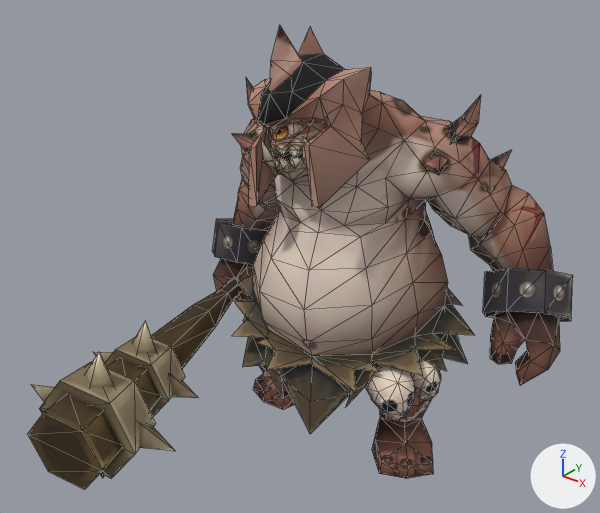
The OBJ model Resource/Boss02/Animation/Idle/Idle (57).obj as it was, and as the next commit left it.
Before and after are seen from a 50 mm lens placed at (257.0, -367.0, 335.0), pointed at (-3.0, -43.0, 134.0). The axes (+X, +Y, +Z) are drawn at lower right. The lights are the same throughout. Mesh edges are drawn as thin lines. Where no turn or scale is listed for an object, it has been applied to the vertices. Vertices at the same position are counted once.

The first picture shows 'Cyclops01_W', 'Cyclops03'.
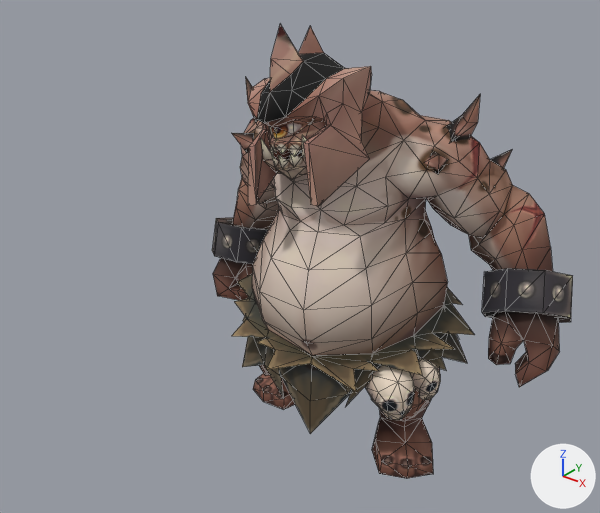
Edits to the scene script, one JSON object a line:
```json
{"block": "me_cyclops03", "where": "# used by ob_cyclops03; location = (0.0, 0.0, 0.0)"}
{"op": "remove", "block": "me_cyclops03", "code": "me_cyclops03.from_pydata(...)  # 738 vertices, 1324 faces; spans x -130.0..123.0, y -64.0..86.0, z 0.0..257.0"}
{"op": "add", "block": "me_cyclops03", "code": "me_cyclops03.from_pydata(...)  # 738 vertices, 1324 faces; spans x -130.0..123.0, y -64.0..85.0, z 0.0..258.0"}
{"block": "me_cyclops03", "change": "me_cyclops03 part 1: the loose piece of 16 vertices spanning x 66.0..123.0, y 20.0..77.0, z 79.0..128.0 is moved by (0.0, -2.0, 1.0)"}
{"block": "me_cyclops03", "change": "me_cyclops03 part 2: the loose piece of 29 vertices spanning x 82.0..122.0, y 8.0..64.0, z 58.0..107.0 is rebuilt with 29 vertices and now spans x 82.0..122.0, y 7.0..62.0, z 58.0..108.0"}
{"block": "me_cyclops03", "change": "me_cyclops03 part 3"}
{"block": "me_cyclops03", "change": "20 vertices are removed from x -92.0..65.0, y -36.0..64.0, z 74.0..189.0"}
{"block": "me_cyclops03", "change": "68 faces are deleted"}
{"block": "me_cyclops03", "change": "5 vertices in x 79.0..99.0, y 37.0..79.0, z 99.0..131.0 move by (1.0, -1.0, 1.0)"}
{"block": "me_cyclops03", "change": "5 vertices in x 65.0..77.0, y 30.0..63.0, z 108.0..174.0 move by (0.0, -1.0, 1.0)"}
{"block": "me_cyclops03", "change": "5 vertices in x 66.0..90.0, y 33.0..68.0, z 115.0..166.0 move by (0.0, -1.0, 0.0)"}
{"block": "me_cyclops03", "change": "5 vertices in x 23.0..54.0, y 63.0..83.0, z 130.0..160.0 move by (1.0, 0.0, 1.0)"}
{"block": "me_cyclops03", "change": "5 vertices in x -113.0..64.0, y -2.0..52.0, z 66.0..178.0 move by (0.0, 0.0, 1.0)"}
{"block": "me_cyclops03", "change": "4 vertices in x 66.0..79.0, y 48.0..86.0, z 140.0..172.0 move by (1.0, -1.0, 0.0)"}
{"block": "me_cyclops03", "change": "20 vertices move from x -112.0..106.0, y -4.0..81.0, z 57.0..194.0 to x -113.0..106.0, y -4.0..81.0, z 57.0..194.0"}
{"block": "me_cyclops03", "change": "20 vertices are added at x -92.0..65.0, y -36.0..64.0, z 74.0..190.0"}
{"block": "me_cyclops03", "change": "68 new faces join them"}
{"op": "remove", "block": "ob_cyclops01_w", "code": ["ob_cyclops01_w = bpy.data.objects.new('Cyclops01_W', me_cyclops01_w)", "ob_cyclops01_w.location = (0.0, 0.0, 0.0)"]}
```

Boxes [x1, y1, x2, y2] around the edits, measured in the pictures (600 x 513 px; the box of a moved part takes in the faces that stretch with it):
```json
{"object": "Cyclops03", "change": "reshaped", "before": [212, 26, 573, 478], "after": [212, 24, 573, 478]}
{"object": "Cyclops01_W", "change": "deleted", "before": [28, 278, 243, 489], "on screen": "brown"}
{"part": 1, "of": "me_cyclops03", "change": "moved or reshaped", "before": [483, 268, 573, 322], "after": [482, 268, 573, 323]}
{"part": 2, "of": "me_cyclops03", "change": "rebuilt", "before": [490, 312, 560, 385], "after": [488, 312, 560, 387]}
{"part": 3, "of": "me_cyclops03", "change": "moved or reshaped", "before": [212, 144, 553, 394], "after": [212, 143, 553, 394]}
```
